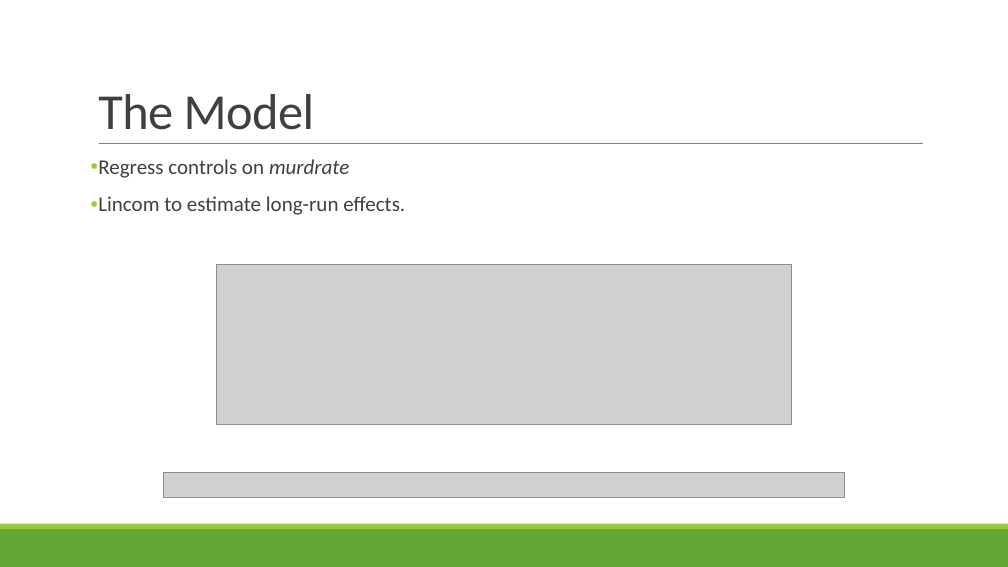
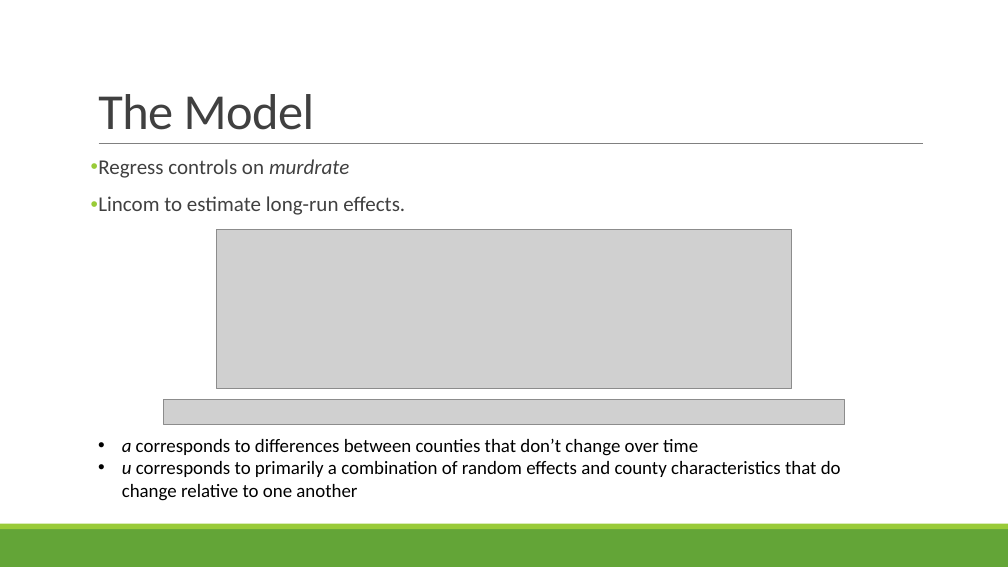
Before and after one commit to isaac-n-friends/499_final, a slide deck: slide 7 of PRESENTATION.pptx. Drawn at 1008x567 pixels with LibreOffice and Linux fonts; fonts in the diff are those of the drawing; grey boxes stand for pictures. Boxes give left, top, right and bottom in pixels: in the first picture for what was removed or moved away, otherwise in the second. Text is boxed around its words. In the diff, an @@ line names an element or a change of style, - is before the commit and + after.

```diff
--- a/PRESENTATION.pptx
+++ b/PRESENTATION.pptx
@@ picture: place and size @@
-picture at (216,265,792,424)
+picture at (216,229,792,389)
@@ picture: place and size @@
-picture at (163,473,845,498)
+picture at (163,400,845,425)
@@ text added at (122,439,841,501), 18 pt, text #000000 @@
+• a corresponds to differences between counties that don’t change over time
+• u corresponds to primarily a combination of random effects and county characteristics that do change relative to one another
```
Also in this commit, not shown: 2 other slides changed.
